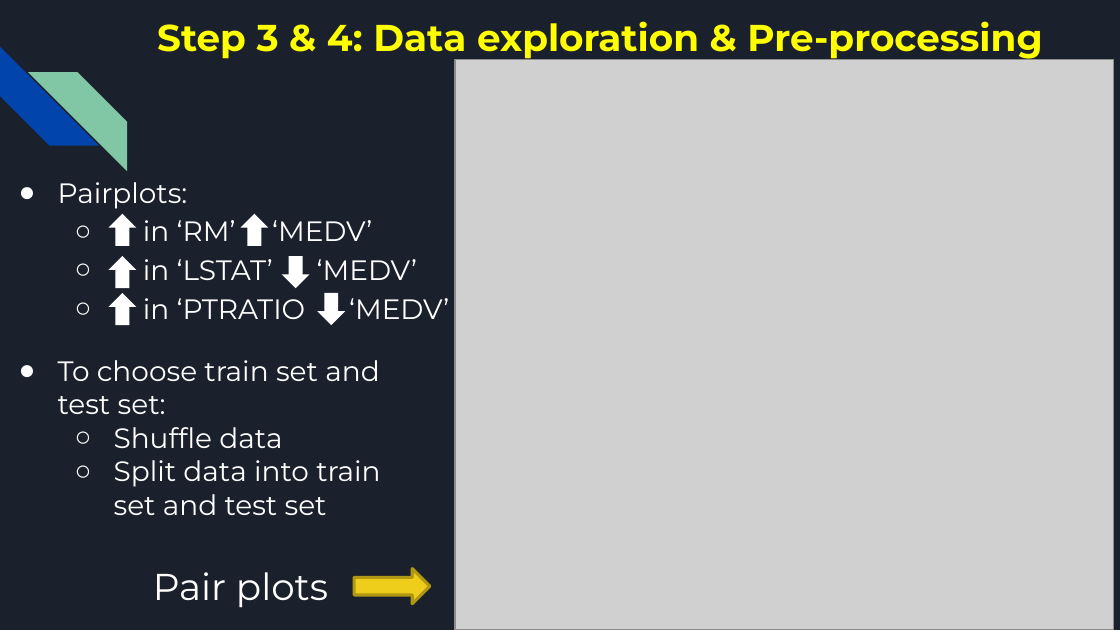
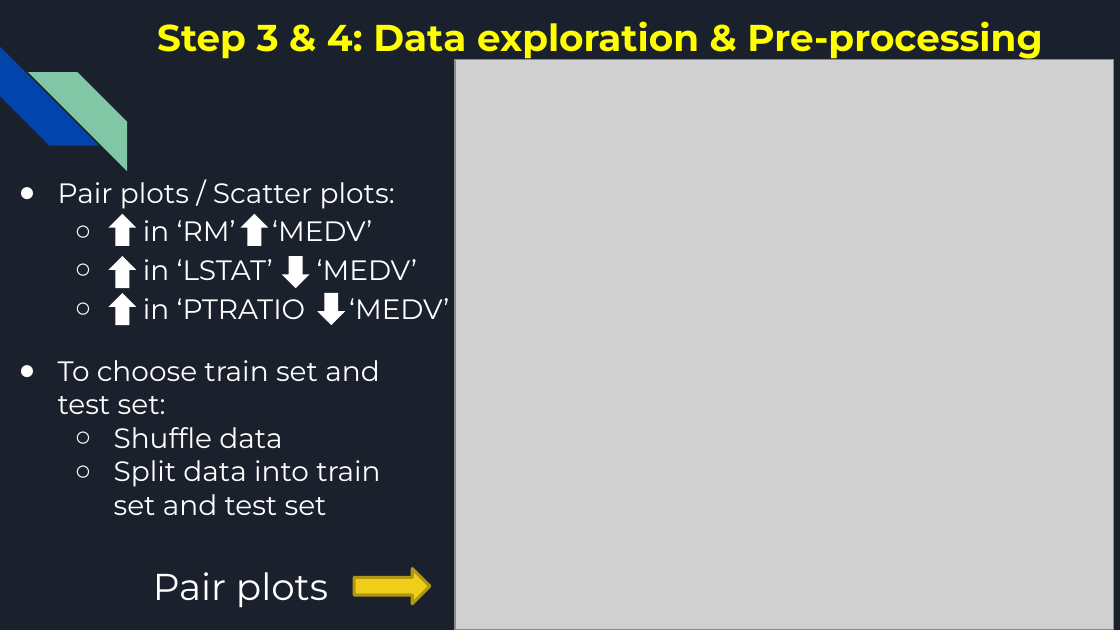
Before and after one commit to ZacOPunky/CE9010_2018, a slide deck: slide 5 of CE9010 Presentation.pptx. Drawn at 1120x630 pixels with LibreOffice and Linux fonts; fonts in the diff are those of the drawing; grey boxes stand for pictures. Boxes give left, top, right and bottom in pixels: in the first picture for what was removed or moved away, otherwise in the second. Text is boxed around its words. In the diff, an @@ line names an element or a change of style, - is before the commit and + after.

```diff
--- a/CE9010 Presentation.pptx
+++ b/CE9010 Presentation.pptx
@@ text at [58,182,395,209]: text changed @@
-● Pairplots:
+● Pair plots / Scatter plots:
```
